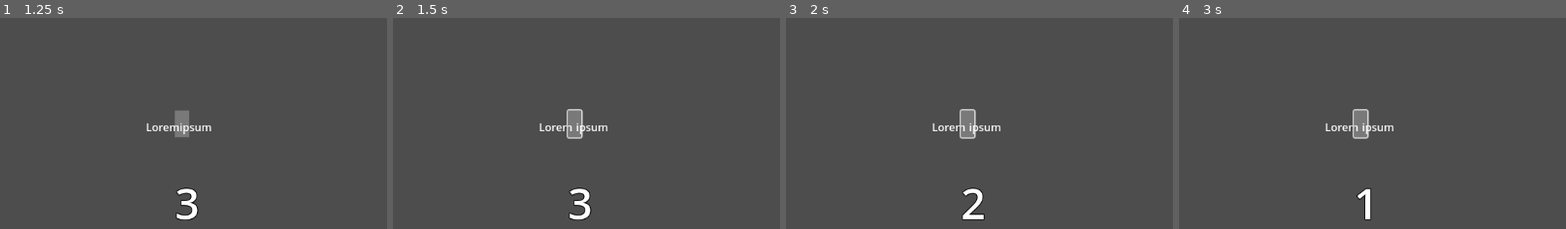
Above: before the commit, frames 1-4 (left to right).
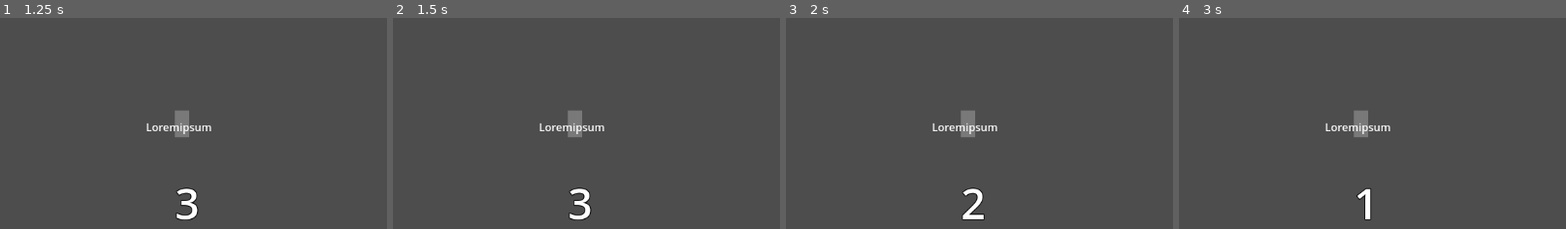
Above: after the commit, the same moments.

Repository: gams-n-such/LD54
Game: Godot game, scene res://Menu/main_menu.tscn
Two runs of this game, one before a commit and one after it. Both use one fixed random seed, a clock stepped at 60 frames per second and the inputs below.
Inputs (mouse positions are % of the whole screen's width and height, from its top left):
- Up to frame 1 (1.25 s): click "Play" at 0.5 s
- Up to frame 2 (1.5 s): click (49, 30) at 1.27 s
- Up to frame 3 (2 s): no input
- Up to frame 4 (3 s): click (49, 30) at 2.02 s; click (49, 30) at 2.77 s
The pictures show only the part of the screen within x 26-76%, y 5-55%; the shares and areas given below are measured in that part.

Frame 1 is identical in both runs. In frame 2, 0.3% of the frame differs, in the area x 44-56%, y 43-58%; in frame 3, 0.3%; in frame 4, 0.3%.

Commit message:
Implement spaces logic

Diff:
--- a/Core/game.gd
+++ b/Core/game.gd
@@ -9,6 +9,8 @@
 
 @onready var menu_scene : PackedScene = load("res://Menu/main_menu.tscn")
 @onready var gameplay_scene : PackedScene = load("res://Gameplay/gameplay.tscn")
+
+var current_spaces : int = 0
 
 func _ready():
 	process_mode = Node.PROCESS_MODE_DISABLED
@@ -43,3 +45,8 @@
 	game_text = level.game_text
 
 	return
+
+# Rules
+
+func can_place_space() -> bool:
+	return current_spaces < max_spaces
--- a/Gameplay/Text/game_space.gd
+++ b/Gameplay/Text/game_space.gd
@@ -1,14 +1,7 @@
 extends Control
 
 @export var enabled : bool = false:
-	get:
-		return enabled
-	set(value):
-		enabled = value
-		if enabled:
-			custom_minimum_size = %SpaceText.size
-		else:
-			custom_minimum_size = Vector2.ZERO;
+	get = get_enabled, set = set_enabled
 
 
 func _ready():
@@ -22,3 +15,25 @@
 func toggle_space():
 	enabled = !enabled
 	return
+
+func get_enabled() -> bool:
+	return enabled
+
+func set_enabled(new_enabled):
+	if enabled == new_enabled:
+		return
+	if new_enabled and Game.can_place_space():
+		Game.current_spaces += 1
+		enabled = new_enabled
+	elif !new_enabled:
+		Game.current_spaces -= 1
+		enabled = new_enabled
+	update_visual()
+	return
+
+func update_visual():
+	if enabled:
+		custom_minimum_size = %SpaceText.size
+	else:
+		custom_minimum_size = Vector2.ZERO;
+	return
--- a/Gameplay/Text/game_space.tscn
+++ b/Gameplay/Text/game_space.tscn
@@ -7,7 +7,8 @@
 [sub_resource type="StyleBoxFlat" id="StyleBoxFlat_xfg1y"]
 bg_color = Color(1, 1, 1, 0.25098)
 
-[node name="Control" type="Control"]
+[node name="GameSpace" type="Control"]
+process_mode = 1
 layout_mode = 3
 anchors_preset = 0
 script = ExtResource("1_7n5uu")
@@ -23,6 +24,7 @@
 
 [node name="SpaceButton" type="Button" parent="SpaceText"]
 unique_name_in_owner = true
+self_modulate = Color(1, 1, 1, 0)
 custom_minimum_size = Vector2(20, 40)
 layout_mode = 1
 anchors_preset = 15
@@ -30,10 +32,18 @@
 anchor_bottom = 1.0
 grow_horizontal = 2
 grow_vertical = 2
+theme_override_colors/icon_normal_color = Color(0, 0, 0, 1)
+theme_override_colors/icon_pressed_color = Color(0, 0, 0, 1)
+theme_override_colors/icon_hover_color = Color(0, 0, 0, 1)
+theme_override_colors/icon_hover_pressed_color = Color(0, 0, 0, 1)
+theme_override_colors/icon_focus_color = Color(0, 0, 0, 1)
+theme_override_colors/icon_disabled_color = Color(0, 0, 0, 1)
+theme_override_constants/outline_size = 0
+theme_override_constants/h_separation = 0
 flat = true
 clip_text = true
 
-[node name="SpaceVisual" type="Panel" parent="SpaceText/SpaceButton"]
+[node name="DebugVisual" type="Panel" parent="SpaceText/SpaceButton"]
 layout_mode = 1
 anchors_preset = 15
 anchor_right = 1.0
